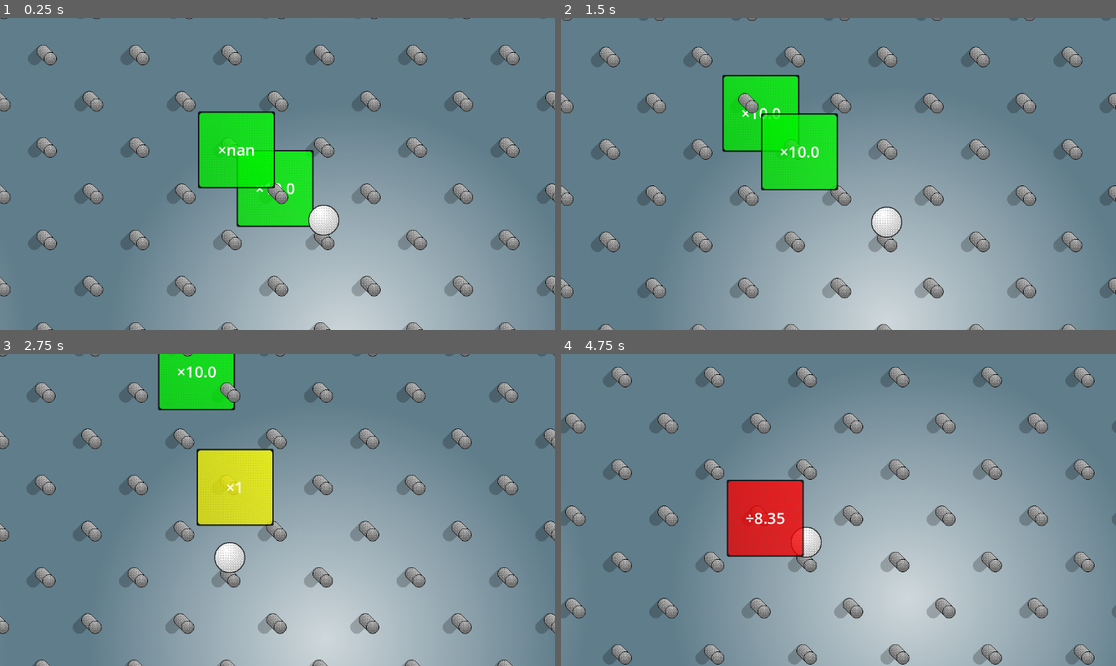
Above: before the commit, frames 1-4 (two rows, left to right).
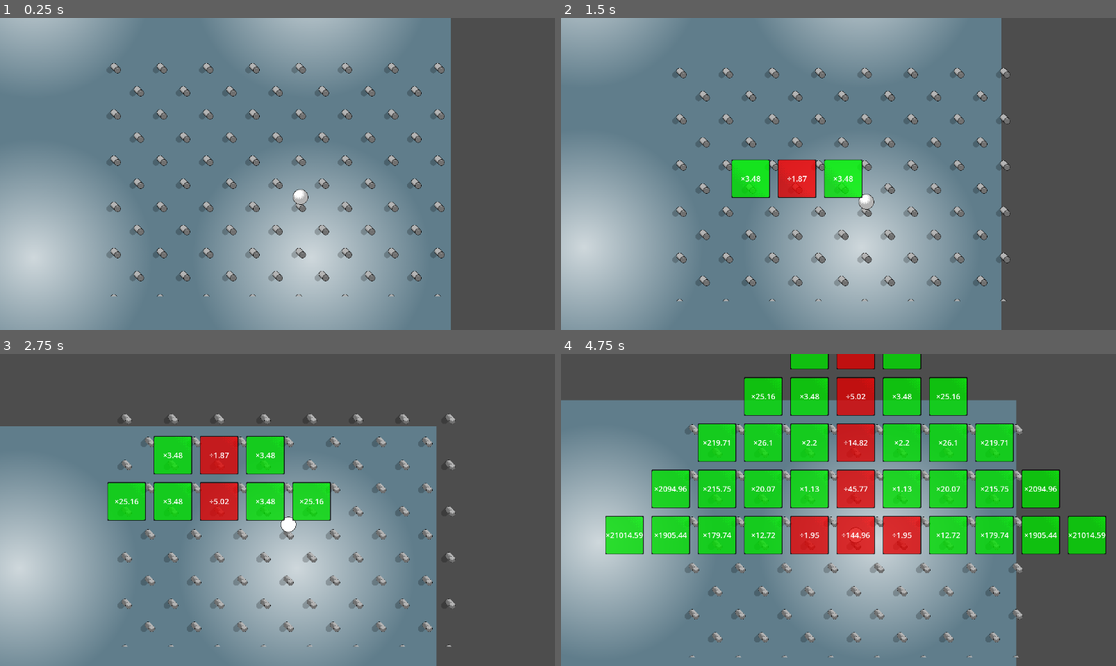
Above: after the commit, the same moments.

Repository: EightLimbed/InfiniPlinko
Game: Godot game, scene res://Main/Game.tscn
The game is run twice, just before and just after one commit, with the same random seed, the same clock (stepped at 60 frames per second) and the same inputs.
Inputs:
- Up to frame 1 (0.25 s): no input
- Up to frame 2 (1.5 s): tap Enter at 0.5 s
- Up to frame 3 (2.75 s): no input
- Up to frame 4 (4.75 s): no input

The runs differ from the first frame. In frame 1, 60% of the frame differs, in the area x 0-100%, y 0-100%; in frame 2, 64%; in frame 3, 78%; in frame 4, 83%.

Commit message:
Fixed Multiplier Math
Multiplier numbers break 32 bit integer limit at around row 22. Need to Implement a stopping point or reset from current position kind of thing.

Diff:
--- a/Ball/Ball.gd
+++ b/Ball/Ball.gd
@@ -2,6 +2,7 @@
 
 var random = RandomNumberGenerator.new()
 var speed : int = 0
+var value : int = 100
 
 func _ready() -> void:
 	play("Right")
@@ -9,13 +10,14 @@
 func _on_animation_finished() -> void:
 	var previous = get_animation()
 	var next : String
-	var options : Array = ["Right","Left"]
-	position.y += 80
+	position.y += 96
 	next = ["Right","Left"][random.randi_range(0,1)]
 	if previous == next:
-		if speed_scale < 4.0: speed_scale *=1
+		if speed_scale < 4.0: speed_scale *=1.05
+	else:
+		speed_scale /= 1.05
 	if next == "Right":
-		position.x += 80
+		position.x += 96
 	else:
-		position.x -= 80
+		position.x -= 96
 	play(next)
--- a/Ball/Ball.tscn
+++ b/Ball/Ball.tscn
@@ -1,9 +1,8 @@
-[gd_scene load_steps=6 format=3 uid="uid://c0uoscoax8uxu"]
+[gd_scene load_steps=5 format=3 uid="uid://c0uoscoax8uxu"]
 
 [ext_resource type="Script" uid="uid://b4lvipp8mah5s" path="res://Ball/Ball.gd" id="1_cfgdn"]
 [ext_resource type="SpriteFrames" uid="uid://dcsacu0tdxb40" path="res://Ball/GolfBall/GolfBallFrames.tres" id="1_ov5dl"]
 [ext_resource type="Texture2D" uid="uid://beoppwroo14qg" path="res://Ball/GolfBall/Pegs.png" id="3_lwqi0"]
-[ext_resource type="PackedScene" uid="uid://dissab0qwopc" path="res://PriceChanger/PriceChanger.tscn" id="4_hgk86"]
 
 [sub_resource type="RectangleShape2D" id="RectangleShape2D_lwqi0"]
 size = Vector2(64, 64)
@@ -12,10 +11,6 @@
 sprite_frames = ExtResource("1_ov5dl")
 animation = &"Right"
 script = ExtResource("1_cfgdn")
-
-[node name="Camera2D" type="Camera2D" parent="."]
-position_smoothing_enabled = true
-position_smoothing_speed = 10.0
 
 [node name="Pegs" type="TextureRect" parent="."]
 show_behind_parent = true
@@ -57,6 +52,8 @@
 [node name="CollisionShape2D" type="CollisionShape2D" parent="Area2D"]
 shape = SubResource("RectangleShape2D_lwqi0")
 
-[node name="PriceChanger" parent="." instance=ExtResource("4_hgk86")]
+[node name="Camera2D" type="Camera2D" parent="."]
+zoom = Vector2(0.5, 0.5)
+position_smoothing_enabled = true
 
 [connection signal="animation_finished" from="." to="." method="_on_animation_finished"]
--- /dev/null
+++ b/Main/Game.gd
@@ -0,0 +1,17 @@
+extends Node2D
+
+var price_changer : PackedScene = preload("res://PriceChanger/PriceChanger.tscn")
+var random = RandomNumberGenerator.new()
+
+func _on_ball_animation_finished() -> void:
+	var layer = $Ball.position.y
+	if int(layer) % 192 == 0:
+		for i in 1+layer/96:
+			#if random.randi_range(0,10) == 0:
+			var spawn_position = Vector2((i*192)-layer,layer)
+			spawn_changer(spawn_position)
+
+func spawn_changer(pos : Vector2) -> void:
+	var instance = price_changer.instantiate()
+	instance.position = pos
+	add_child(instance)
--- a/Main/Game.tscn
+++ b/Main/Game.tscn
@@ -1,15 +1,14 @@
 [gd_scene load_steps=4 format=3 uid="uid://c1b08f1mpsqqw"]
 
+[ext_resource type="Script" uid="uid://dlwypey17u8xi" path="res://Main/Game.gd" id="1_1js7q"]
 [ext_resource type="PackedScene" uid="uid://c0uoscoax8uxu" path="res://Ball/Ball.tscn" id="1_gdh3y"]
 [ext_resource type="PackedScene" uid="uid://cppux85ja6g5i" path="res://Background/Background.tscn" id="2_mydax"]
-[ext_resource type="PackedScene" uid="uid://dissab0qwopc" path="res://PriceChanger/PriceChanger.tscn" id="3_0wgfy"]
 
 [node name="Game" type="Node2D"]
+script = ExtResource("1_1js7q")
 
 [node name="Ball" parent="." instance=ExtResource("1_gdh3y")]
 
 [node name="Background" parent="." instance=ExtResource("2_mydax")]
 
-[node name="PriceChanger" parent="." instance=ExtResource("3_0wgfy")]
-z_index = -1
-position = Vector2(80, 80)
+[connection signal="animation_finished" from="Ball" to="." method="_on_ball_animation_finished"]
--- a/PriceChanger/PriceChanger.gd
+++ b/PriceChanger/PriceChanger.gd
@@ -1,24 +1,31 @@
 extends Area2D
 
-var value : float = 1
+@export var value : float = 1
 
-
-#it is n times more likely for a value to be in the middle two halfs. adjust multipliers accordingly
+#make sure to only place multipliers every second row.
 #Ranges between /10 and *10 (/10 in middles, *10 in outside). gradiant depends on layer of pascals triangle.
-func _process(_delta):
-	var new_pos = global_position/160
+func _ready():
+	var new_pos = position/Vector2(192,96)
 	value = val_from_pos(new_pos)
-	print(value)
 	if value < 1:
-		$Label.text = "÷"+str(round(1/value*100)/100)
+		$Label.text = "÷"+str(round(1.0/value*100.0)/100)
 		$Sprite2D.modulate = "ff0000c8"
 	elif value == 1:
 		$Label.text = "×1"
 		$Sprite2D.modulate = "ffff00c8"
 	else:
-		$Label.text = "×"+str(round(value*100)/100)
+		$Label.text = "×"+str(round(value*100.0)/100)
 		$Sprite2D.modulate = "00ff00c8"
+	#print(str(value)+" "+str(new_pos))
 
 func val_from_pos(pos):
-	#used quartic regression to return this from points (b,10),(b/2,1),(0,0.1),(-b/2,1),(-b,10)
-	return (8.4*pos.x**4)/pos.y**4+(1.5*pos.x**2)/pos.y**2+0.1
+	return (nCr(pos.y,abs(pos.x))**1.8)/(nCr(pos.y,abs(pos.x)+(pos.y/2.0))**0.9)
+
+func nCr(n, r) -> float:
+	return factorial(n) / (factorial(r) * factorial(n - r))
+
+func factorial(num : int):
+	var result = 1
+	for i in range(1, num+1):
+		result *= i
+	return result
--- a/PriceChanger/PriceChanger.tscn
+++ b/PriceChanger/PriceChanger.tscn
@@ -13,13 +13,11 @@
 script = ExtResource("1_qvhpi")
 
 [node name="CollisionShape2D" type="CollisionShape2D" parent="."]
-position = Vector2(-85, -50)
 shape = SubResource("RectangleShape2D_fij16")
 
 [node name="Sprite2D" type="Sprite2D" parent="."]
 modulate = Color(1, 1, 0, 0.784314)
 texture = ExtResource("2_gm44r")
-offset = Vector2(-85, -50)
 
 [node name="Label" type="Label" parent="."]
 custom_minimum_size = Vector2(160, 160)
@@ -28,10 +26,10 @@
 anchor_top = 0.5
 anchor_right = 0.5
 anchor_bottom = 0.5
-offset_left = -165.0
-offset_top = -130.0
-offset_right = -5.0
-offset_bottom = 30.0
+offset_left = -80.0
+offset_top = -80.0
+offset_right = 80.0
+offset_bottom = 80.0
 grow_horizontal = 2
 grow_vertical = 2
 text = "10"
Not shown, added: Main/Game.gd.uid
